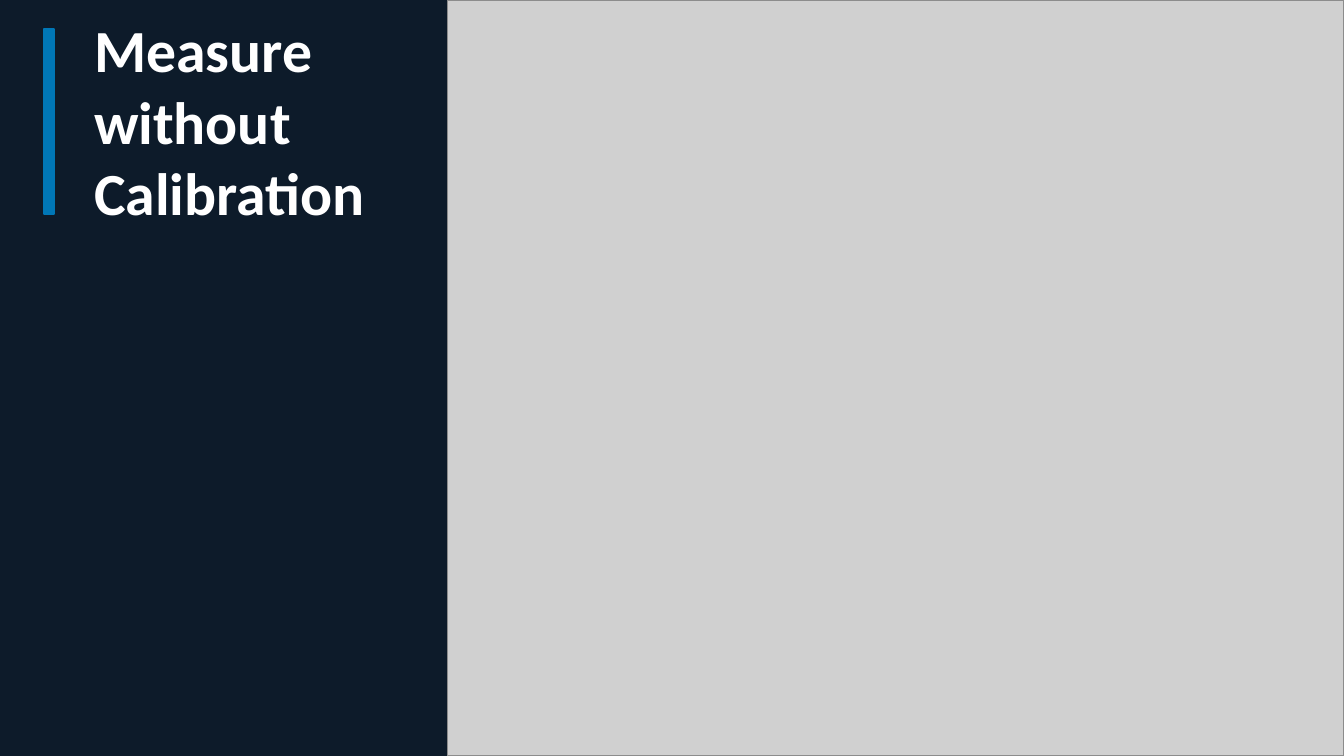
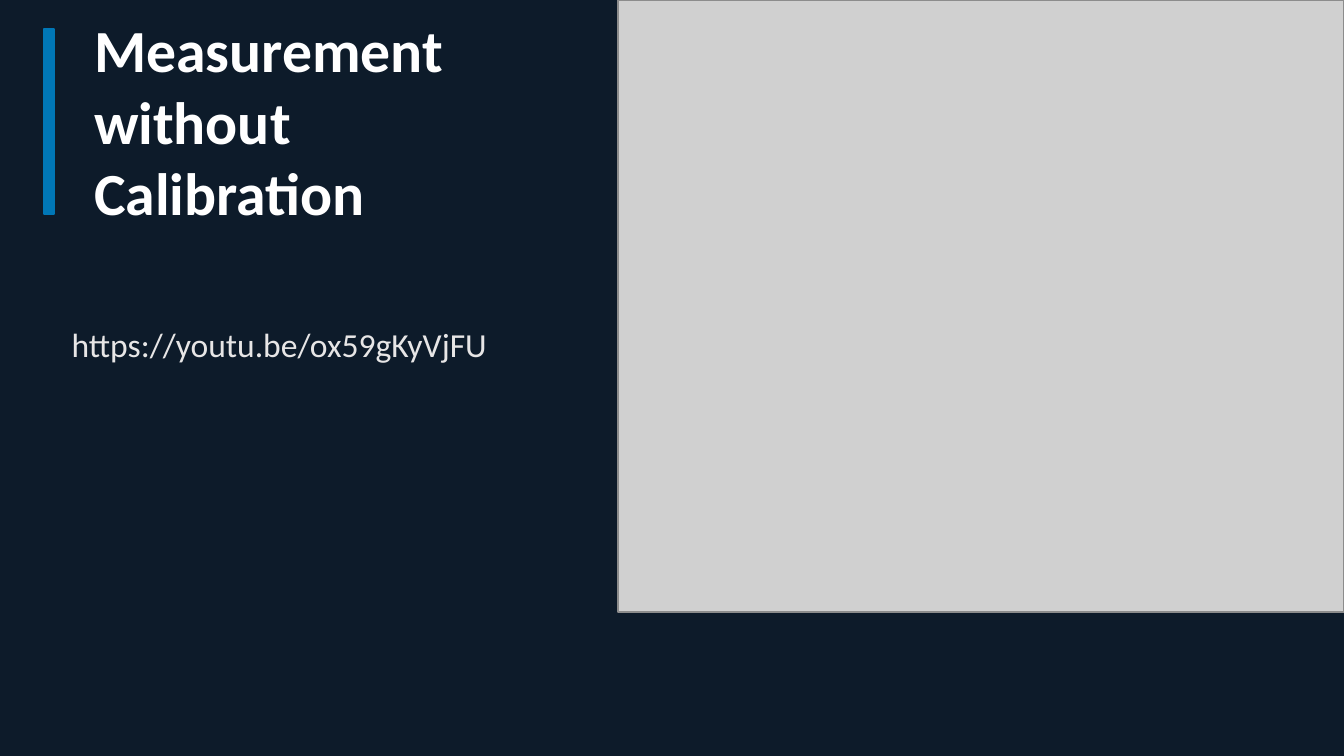
Before and after one commit to eam95/RC_Car_Mark_I, a slide deck: slide 14 of RC_Car_Presentation.pptx. Drawn at 1344x756 pixels with LibreOffice and Linux fonts; fonts in the diff are those of the drawing; grey boxes stand for pictures. Boxes give left, top, right and bottom in pixels: in the first picture for what was removed or moved away, otherwise in the second. Text is boxed around its words. In the diff, an @@ line names an element or a change of style, - is before the commit and + after.

```diff
--- a/RC_Car_Presentation.pptx
+++ b/RC_Car_Presentation.pptx
@@ picture: place and size @@
-picture at (448, 0, 1344, 755)
+picture at (618, 0, 1344, 613)
@@ text at (94, 33, 443, 73): text changed @@
-Measure
+Measurement
@@ text added at (72, 333, 487, 363), 18 pt, text #E7E6E6 @@
+https://youtu.be/ox59gKyVjFU
```
Also in this commit, not shown: 3 other slides changed, 3 other files.
